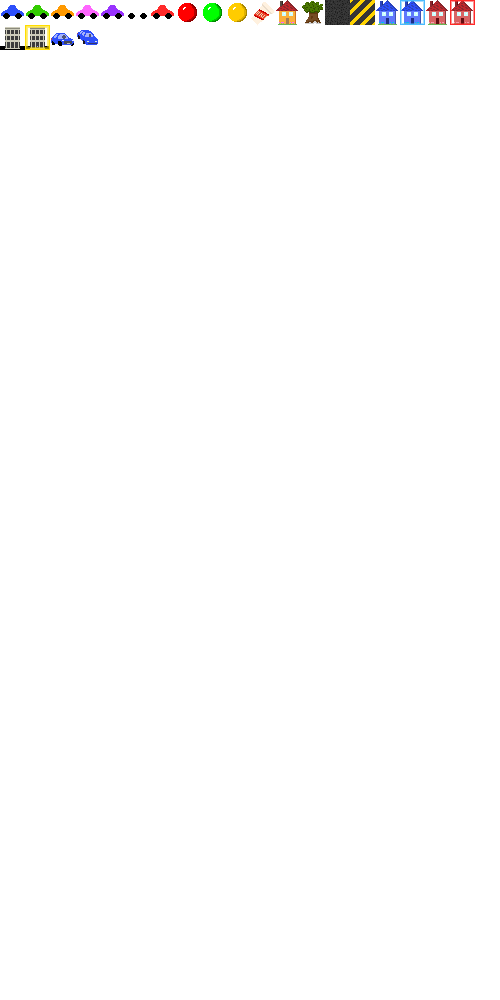
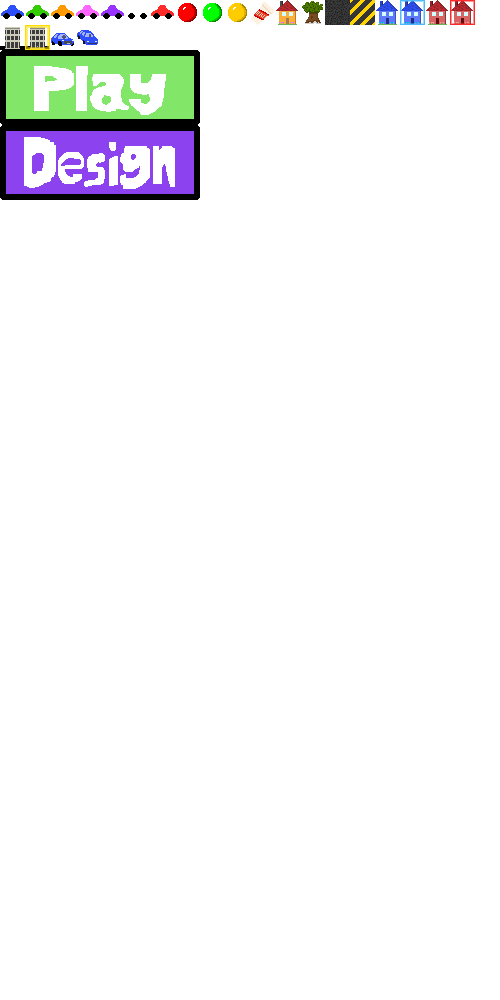
Revision of a layered 500 x 1000 image; what changed, layer by layer:
added layer "design button" above "play button" over [0, 125, 200, 200]
added layer "play button" above "adam's car" over [0, 50, 200, 125]
